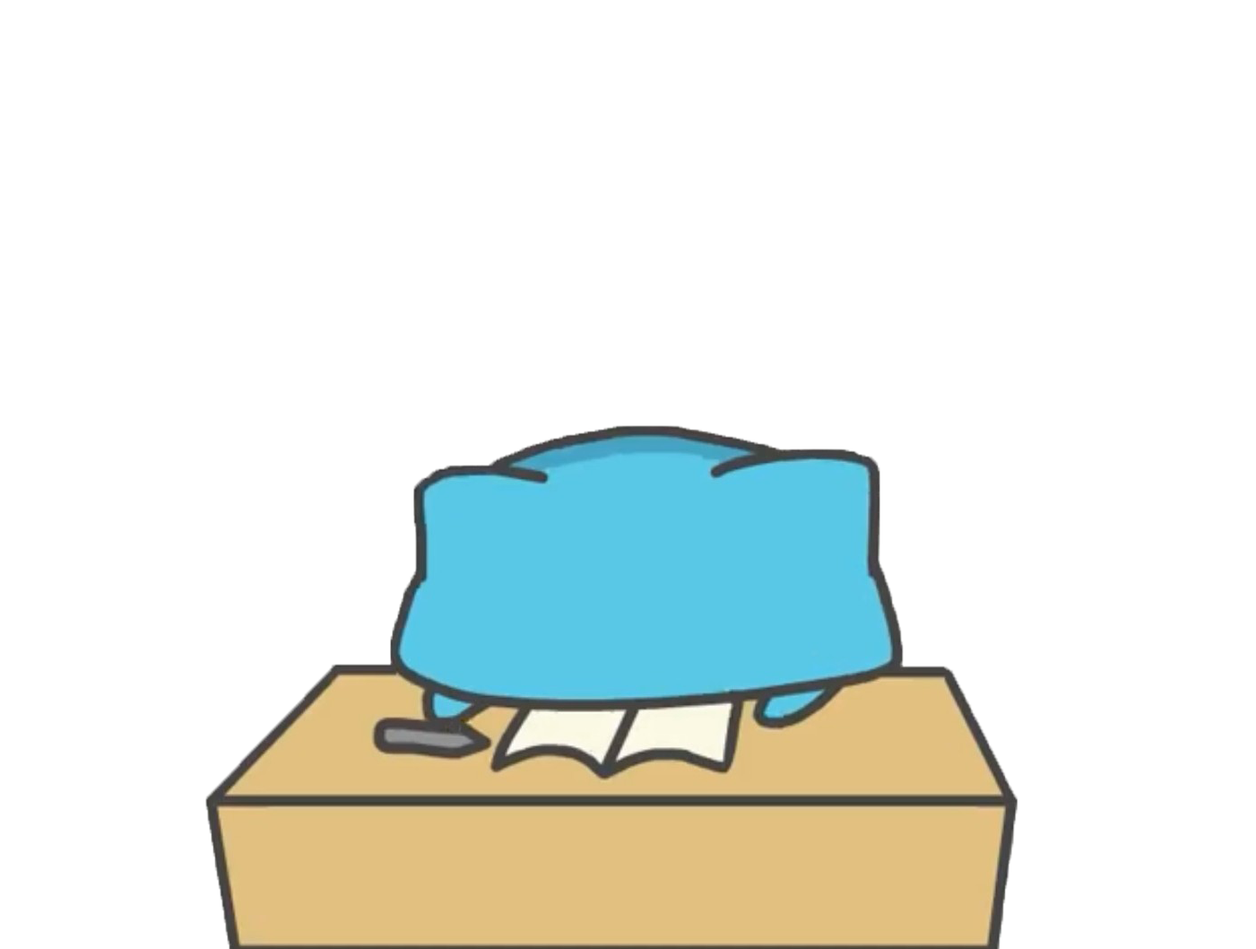
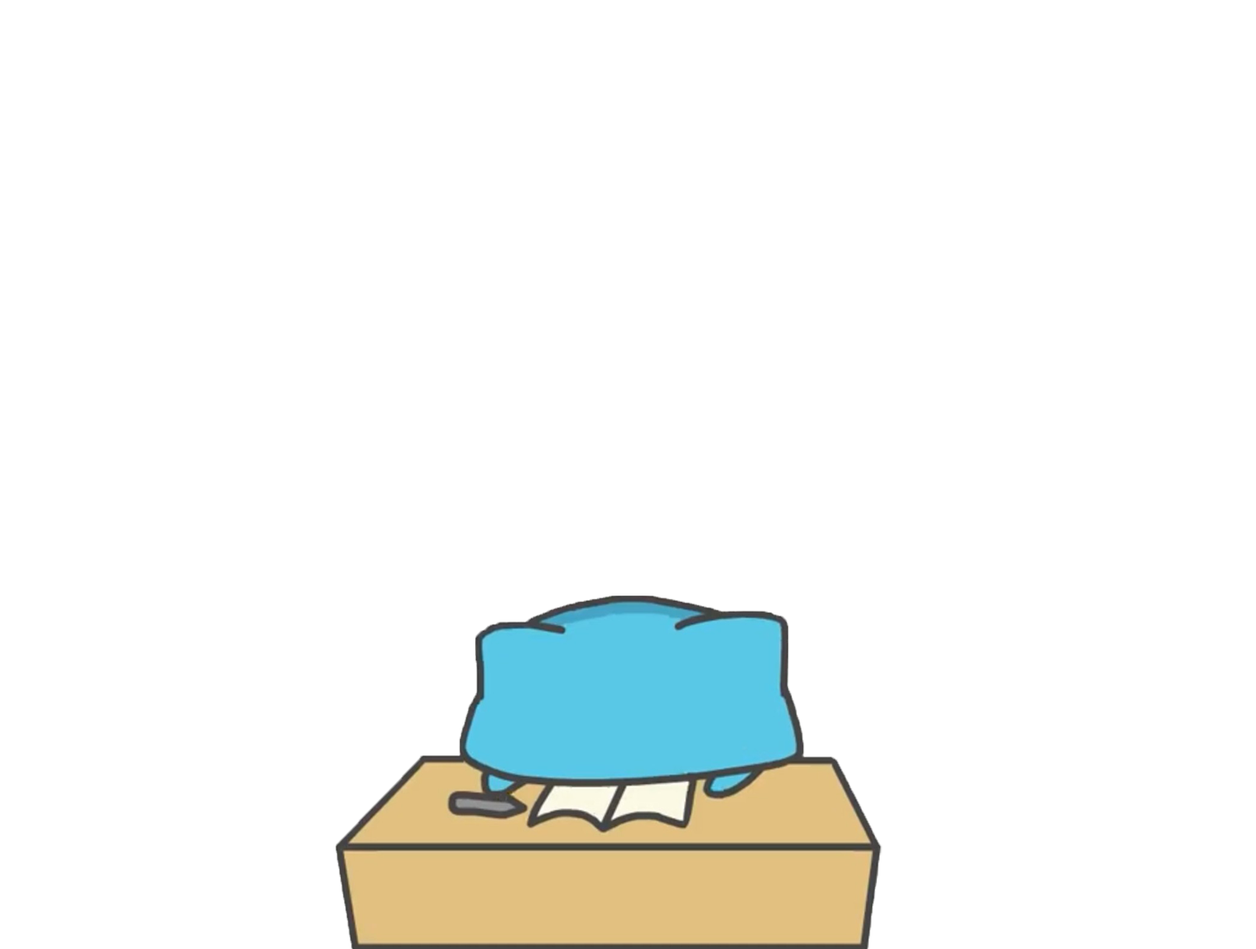
Revision of a layered 1256 x 949 image; what changed, layer by layer:
painted on "圖層 4" over [205, 424, 1019, 949]
